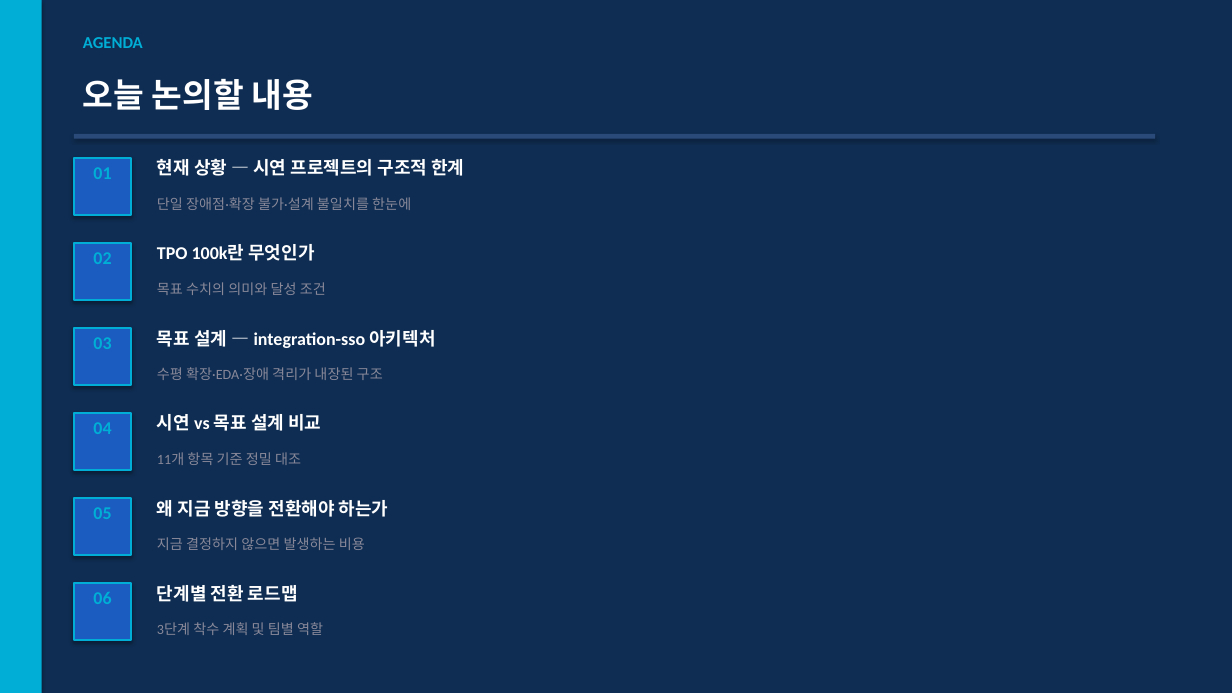
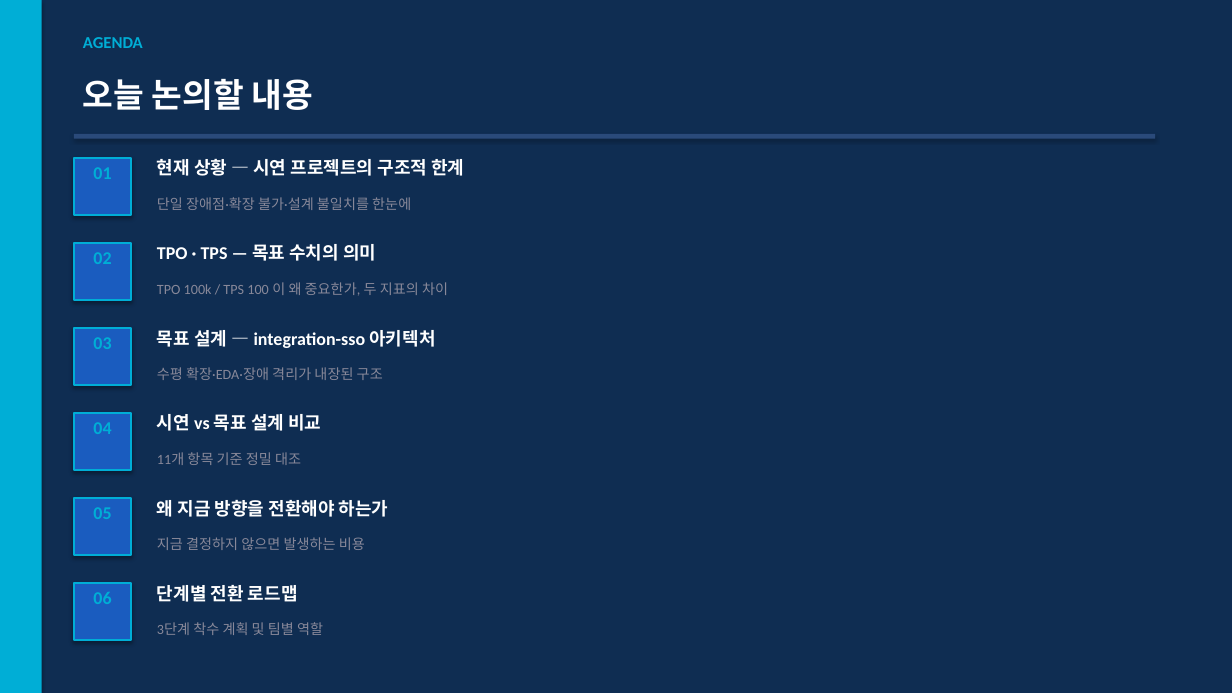
Before and after one commit to HipsterMIN/integration-sso, a slide deck: slide 2 of docs/proposal/onepass-architecture-proposal-2026-05-13.pptx. Drawn at 1232x693 pixels with LibreOffice and Linux fonts; fonts in the diff are those of the drawing. Boxes give left, top, right and bottom in pixels: in the first picture for what was removed or moved away, otherwise in the second. Text is boxed around its words. In the diff, an @@ line names an element or a change of style, - is before the commit and + after.

Commit message:
docs: PPTX TPO/TPS 수치 정밀화 및 개념 설명 슬라이드 추가
[Slide 04 전면 재작성] TPO vs TPS — 두 지표가 왜 모두 필요한가
- 제목 변경: 'TPO 100k란 무엇인가' → 'TPO vs TPS — 두 지표가 왜 모두 필요한가'
- TPO / TPS 정의 카드 나란히 배치 (좌: TPO=일 누적, 우: TPS=초 순간)
- 관계식 공식 박스: TPO ÷ 86,400초 = 평균 TPS
  → 100,000 ÷ 86,400 ≈ 1.16 TPS(평균) → 피크 15% 집중 시 20~50 TPS → 여유치 100 TPS
- 현실적 목표 수치 4칸 카드:
  · 일반 TPS 20~50 TPS (피크 집중률 5~15% 기준)
  · 버스트 TPS 100 TPS (장애 대비 여유치)
  · 일 처리량(TPO) 100,000~200,000 (공공기관 평균 패턴)
  · SSO 최종 목표 100K TPO / 100 TPS

[Slide 04b 신규] 100K TPO / 100 TPS — 단계별 달성 전략
- 상단: 시연→Phase1→Phase2→Phase3 수치 성장 타임라인
- 3단 전략 카드 (Phase별 TPO + TPS 수치 병기):
  · Phase 1 (4주): ~5,000 TPO / ~10 TPS — FE 단일 경로 + Rate Limit
  · Phase 2 (5~10주): ~30,000 TPO / ~50 TPS — HPA + Redis + Kafka 시작
  · Phase 3 (11~16주): 100K+ TPO / 100 TPS — EDA 완전 전환 + k6 검증
- 각 Phase 카드에 TPS 관점 / TPO 관점 항목 구분 배치
- 하단 배너: TPO=하루 전체 규모 vs TPS=순간 처리 능력 한줄 정의

[Slide 02 목차] 항목 02 부제 업데이트
[Slide 09 결론] 수치 '100K TPO / 100 TPS' 병기로 업데이트

PPTX: 12장 → 13장, 62KB → 67KB

```diff
--- a/docs/proposal/onepass-architecture-proposal-2026-05-13.pptx
+++ b/docs/proposal/onepass-architecture-proposal-2026-05-13.pptx
@@ text at (157,244,376,261): text changed @@
-TPO 100k란 무엇인가
+TPO · TPS — 목표 수치의 의미
@@ text at (157,282,448,296): text changed @@
-목표 수치의 의미와 달성 조건
+TPO 100k / TPS 100 이 왜 중요한가, 두 지표의 차이
```
Also in this commit, not shown: 1 other slide changed, 2 slides added, 1 slide removed, 1 other file.
